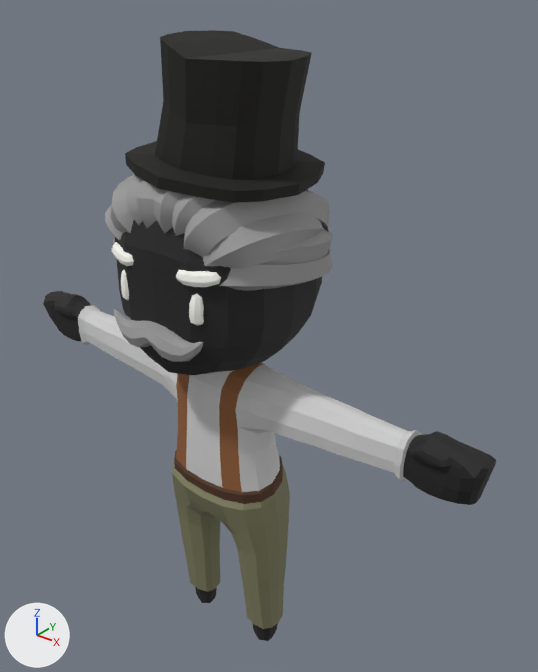
The glTF model public/assets/worldstream/rigged/q-grandpa.glb as it was, and as the next commit left it.
One viewpoint serves both versions: a 50 mm camera at (1.243, -1.336, 1.944) aimed at (0.062, 0.14, 1.029). The lights are fixed; the arrows at lower left show +X, +Y and +Z. The older version comes first. Where no turn or scale is listed for an object, it has been applied to the vertices. Vertices at exactly the same position are counted once.

In view in the first picture: 'Body'.
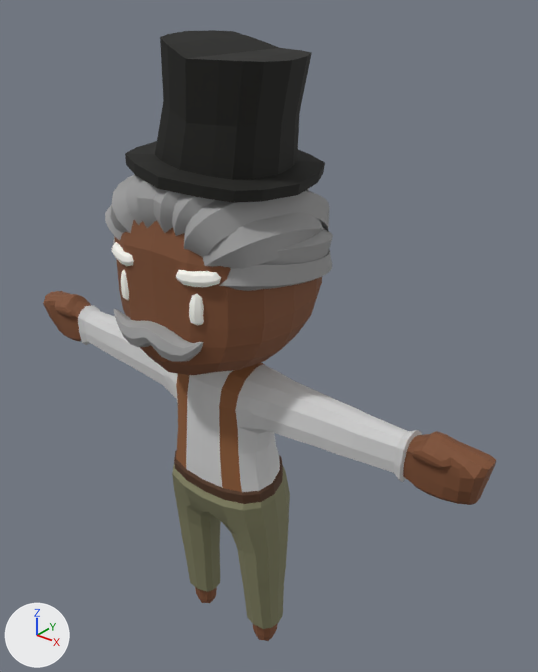
Pixel boxes (x1, y1, x2, y2) of what changed, in the pictures (538 x 672 px):
part 1 of me_cube_004, recoloured: (43, 220, 496, 641) in both

What changed in the scene script:
```text
Change me_cube_004:
    where me_cube_004.from_pydata(...)  # 2776 vertices, 5432 faces; spans x -0.78..0.78, y -0.28..0.28, z -0.01..1.82
    used by ob_body; location = (0.002, 0.017, 0.009)
    me_cube_004 part 1: 952 faces centred in x -0.78..0.78, y -0.23..0.23, z -0.01..1.5 are repainted in the vertex colours; the middle colour goes from black #1f1f1f to brown #7d4e31
```
